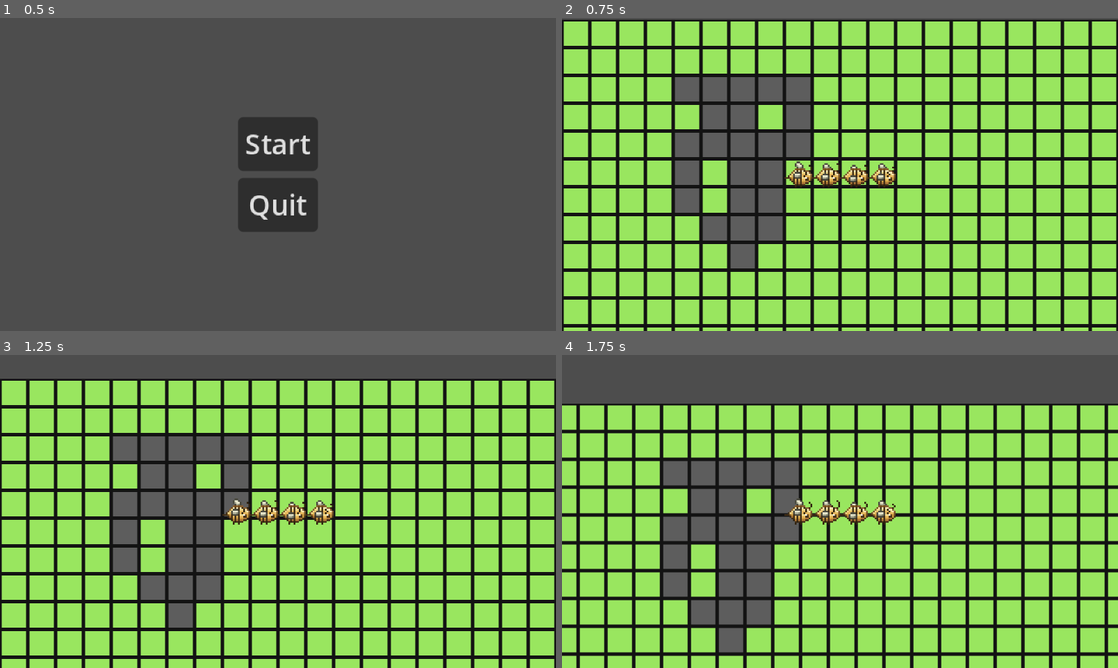
Above: before the commit, frames 1-4 (two rows, left to right).
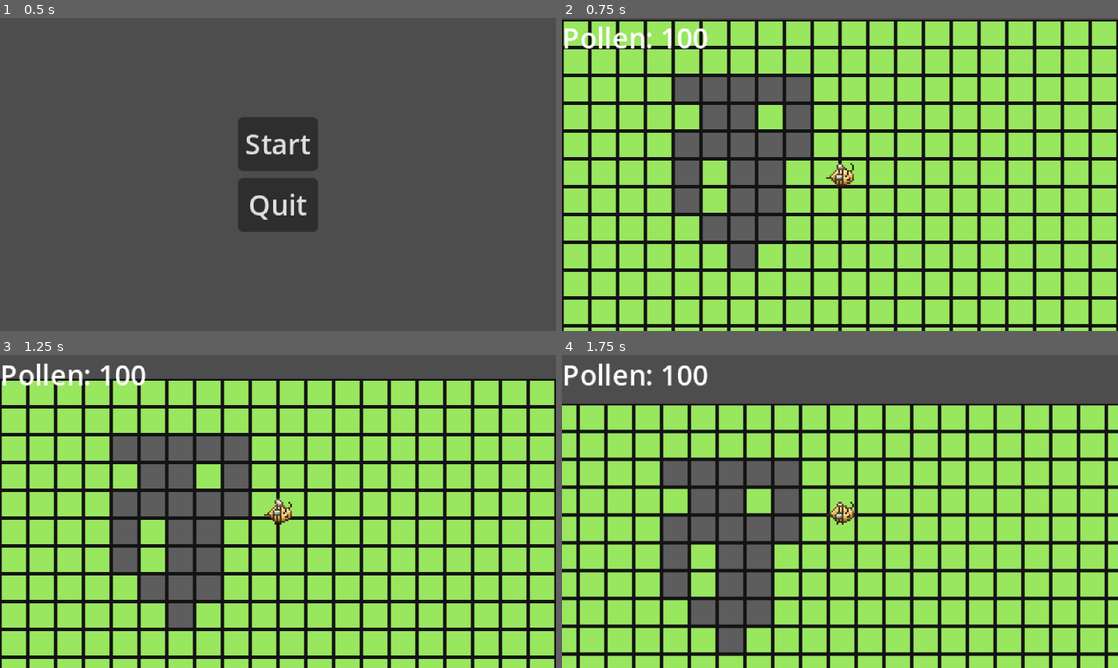
Above: after the commit, the same moments.

Repository: takanazwa5/HelloGameJam2025
Game: Godot game, scene res://scenes/main/main.tscn
Two runs of this game, one before a commit and one after it. Both use one fixed random seed, a clock stepped at 60 frames per second and the inputs below.
Inputs (mouse positions are in pixels of both pictures, inside the frame that each line leads up to):
- Up to frame 1 (0.5 s): no input
- Up to frame 2 (0.75 s): click "Start" at 0.5 s
- Up to frame 3 (1.25 s): no input
- Up to frame 4 (1.75 s): move the mouse to (962, 495) at 1.27 s

Frame 1 is identical in both runs. In frame 2, 1.7% of the frame differs, in the area x 0-60%, y 2-55%; in frame 3, 1.7%; in frame 4, 1.7%.

Commit message:
Add UI for pollen display and integrate with player
Introduced a UserInterface scene and script to display pollen count. Updated the player scene to include the UI, refactored the player script to manage and update pollen, and replaced Sprite2D with AnimatedSprite2D for the player. The pollen value is now clamped and shown in the UI.

Diff:
--- /dev/null
+++ b/features/game_user_interface/user_interface.gd
@@ -0,0 +1,4 @@
+class_name UserInterface extends Control
+
+
+@onready var pollen_label: Label = %PollenLabel
--- a/features/game_user_interface/user_interface.tscn
+++ b/features/game_user_interface/user_interface.tscn
@@ -1,15 +1,22 @@
-[gd_scene format=3 uid="uid://dew7m6ikx6mwt"]
+[gd_scene load_steps=3 format=3 uid="uid://dew7m6ikx6mwt"]
 
-[node name="Node2D" type="Control"]
+[ext_resource type="Script" uid="uid://xix6b1ncpie3" path="res://features/game_user_interface/user_interface.gd" id="1_s88id"]
+
+[sub_resource type="LabelSettings" id="LabelSettings_pw3wt"]
+
+[node name="UI" type="Control"]
 layout_mode = 3
 anchors_preset = 15
 anchor_right = 1.0
 anchor_bottom = 1.0
 grow_horizontal = 2
 grow_vertical = 2
+script = ExtResource("1_s88id")
 
-[node name="RichTextLabel" type="RichTextLabel" parent="."]
-layout_mode = 0
-offset_right = 40.0
-offset_bottom = 40.0
-text = "Pollen"
+[node name="PollenLabel" type="Label" parent="."]
+unique_name_in_owner = true
+layout_mode = 1
+offset_right = 84.0
+offset_bottom = 23.0
+text = "Pollen:"
+label_settings = SubResource("LabelSettings_pw3wt")
--- a/features/player/player.gd
+++ b/features/player/player.gd
@@ -5,7 +5,18 @@
 const ACCELERATION: float = 1.0
 
 
-@onready var sprite_2d: Sprite2D = %Sprite2D
+var pollen: int = 100:
+	set(value):
+		pollen = clampi(value, 0, 100)
+		ui.pollen_label.text = "Pollen: %s" % pollen
+
+
+@onready var sprite: AnimatedSprite2D = %Sprite
+@onready var ui: UserInterface = %UI
+
+
+func _ready() -> void:
+	pollen = 100
 
 
 func _physics_process(_delta: float) -> void:
@@ -16,7 +27,7 @@
 	velocity.x = move_toward(velocity.x, direction.x * MAX_SPEED, ACCELERATION)
 	velocity.y = move_toward(velocity.y, direction.y * MAX_SPEED, ACCELERATION)
 
-	sprite_2d.flip_h = velocity.x < 0
+	sprite.flip_h = velocity.x < 0
 
 	move_and_slide()
 
--- a/features/player/player.tscn
+++ b/features/player/player.tscn
@@ -1,7 +1,44 @@
-[gd_scene load_steps=4 format=3 uid="uid://res5ogmnb6qh"]
+[gd_scene load_steps=10 format=3 uid="uid://res5ogmnb6qh"]
 
 [ext_resource type="Script" uid="uid://lqdijs65lcw0" path="res://features/player/player.gd" id="1_sjcu7"]
 [ext_resource type="Texture2D" uid="uid://d22jyfu7uavye" path="res://features/player/player.png" id="2_fcb3x"]
+[ext_resource type="PackedScene" uid="uid://dew7m6ikx6mwt" path="res://features/game_user_interface/user_interface.tscn" id="3_emvbc"]
+
+[sub_resource type="AtlasTexture" id="AtlasTexture_fcb3x"]
+atlas = ExtResource("2_fcb3x")
+region = Rect2(0, 0, 16, 15)
+
+[sub_resource type="AtlasTexture" id="AtlasTexture_emvbc"]
+atlas = ExtResource("2_fcb3x")
+region = Rect2(16, 0, 16, 15)
+
+[sub_resource type="AtlasTexture" id="AtlasTexture_i250s"]
+atlas = ExtResource("2_fcb3x")
+region = Rect2(32, 0, 16, 15)
+
+[sub_resource type="AtlasTexture" id="AtlasTexture_6xbq4"]
+atlas = ExtResource("2_fcb3x")
+region = Rect2(48, 0, 16, 15)
+
+[sub_resource type="SpriteFrames" id="SpriteFrames_y2cyt"]
+animations = [{
+"frames": [{
+"duration": 1.0,
+"texture": SubResource("AtlasTexture_fcb3x")
+}, {
+"duration": 1.0,
+"texture": SubResource("AtlasTexture_emvbc")
+}, {
+"duration": 1.0,
+"texture": SubResource("AtlasTexture_i250s")
+}, {
+"duration": 1.0,
+"texture": SubResource("AtlasTexture_6xbq4")
+}],
+"loop": true,
+"name": &"Bee",
+"speed": 5.0
+}]
 
 [sub_resource type="RectangleShape2D" id="RectangleShape2D_ao3hl"]
 size = Vector2(16, 16)
@@ -10,11 +47,19 @@
 motion_mode = 1
 script = ExtResource("1_sjcu7")
 
-[node name="Sprite2D" type="Sprite2D" parent="."]
+[node name="Sprite" type="AnimatedSprite2D" parent="."]
 unique_name_in_owner = true
-texture = ExtResource("2_fcb3x")
+sprite_frames = SubResource("SpriteFrames_y2cyt")
+animation = &"Bee"
+autoplay = "Bee"
+frame_progress = 0.881772
 
 [node name="CollisionShape2D" type="CollisionShape2D" parent="."]
 shape = SubResource("RectangleShape2D_ao3hl")
 
 [node name="Camera2D" type="Camera2D" parent="."]
+
+[node name="CanvasLayer" type="CanvasLayer" parent="."]
+
+[node name="UI" parent="CanvasLayer" instance=ExtResource("3_emvbc")]
+unique_name_in_owner = true
Not shown, added: features/game_user_interface/user_interface.gd.uid
